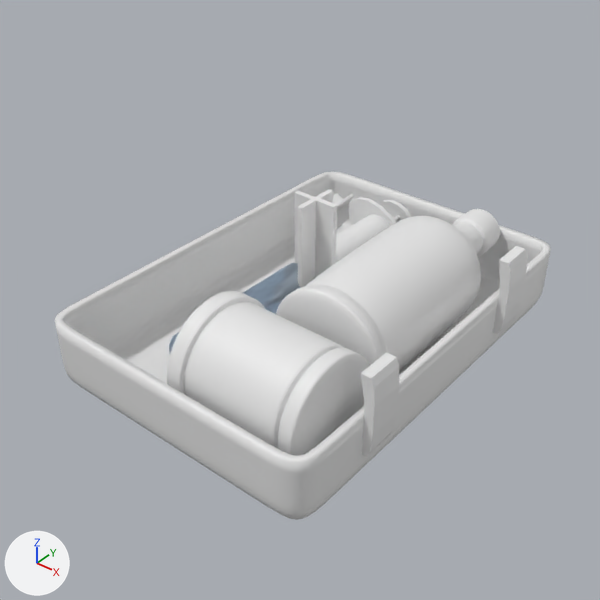
An edit to the Blender file assets/modelsSource/items/showcase.blend, drawn before and after from the same camera.
Rendered twice from the file's camera 'Camera'. The lights are fixed; the arrows at lower left show +X, +Y and +Z. The same objects are shown in both versions, whatever each file hides.
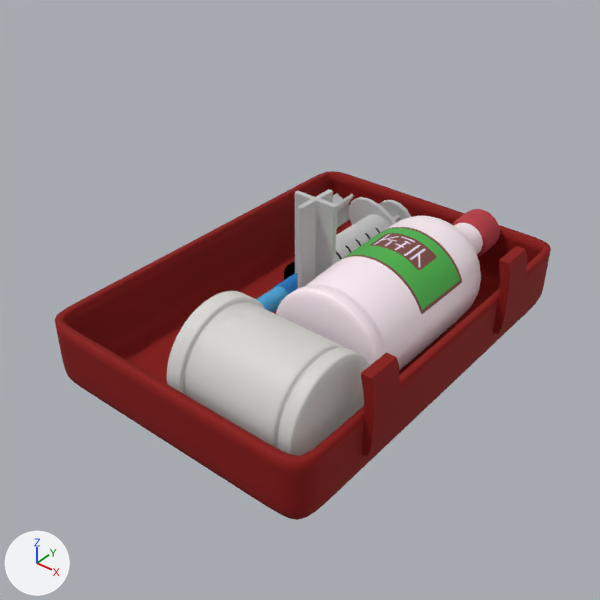
Changed parts and their boxes (x1, y1, x2, y2) in the pictures (600 x 600 px):
'caseBottom', recoloured (grey to red)
    both: (55, 171, 551, 520)
'Bottle1', recoloured
    both: (167, 291, 369, 456)
'Bottle2', recoloured
    both: (276, 216, 483, 370)
'Cube.001', recoloured
    both: (295, 189, 337, 289)
'Cube.015', recoloured (grey to red)
    both: (361, 353, 399, 457)
'Cylinder.001', recoloured (white to grey)
    both: (274, 197, 396, 294)
'Cube.016', recoloured (grey to red)
    both: (493, 246, 527, 334)
'Cylinder.004', reshaped, rescaled, surface changed
    before: (169, 263, 301, 352)
    after: (256, 286, 288, 313)
'Cylinder.003', recoloured (white to red)
    both: (452, 209, 500, 257)
'Cube.003', recoloured
    both: (333, 193, 354, 228)
'Cylinder.002', recoloured
    both: (379, 200, 411, 223)
'Cube.002', recoloured
    both: (394, 215, 400, 221)

The change, as a diff of the scene's bpy script:
```diff
--- a/assets/modelsSource/items/showcase.blend.py
+++ b/assets/modelsSource/items/showcase.blend.py
@@ mat_mat_bottle1 @@
+mat_mat_bottle1 = bpy.data.materials.new('mat_bottle1')
+# uses the picture img_tex_smallaidkit_bottle1_layer0
+# uses the picture img_tex_smallaidkit_bottle1_layer1
+# uses the picture img_tex_smallaidkit_bottle1_layer2
@@ mat_material_002 @@
+mat_material_002 = bpy.data.materials.new('Material.002')
+# uses the picture img_tex_smallaidkit_pot1_layer0
@@ me_cylinder_003 @@
 me_cylinder_003.from_pydata(...)  # 240 vertices, 226 faces; spans x -1.08..1.08, y -1.08..1.08, z -1.0..1.49
+me_cylinder_003.materials.append(mat_material_002)
@@ me_cylinder_001 @@
 me_cylinder_001.from_pydata(...)  # 160 vertices, 146 faces; spans x -1.0..1.0, y -1.0..1.0, z -1.0..3.81
+me_cylinder_001.materials.append(mat_mat_bottle1)
@@ me_cylinder_002 @@
 me_cylinder_002.from_pydata(...)  # 112 vertices, 98 faces; spans x -0.403..0.403, y -0.403..0.403, z 3.246..3.85
+me_cylinder_002.materials.append(mat_mat_bottle1_cap)  # red #b93a44
@@ me_cylinder_004 @@
 me_cylinder_004.from_pydata(...)  # 161 vertices, 161 faces; spans x -0.74..0.74, y -0.45..0.45, z -1.68..2.69
+me_cylinder_004.materials.append(mat_mat_syringe1)  # picture img_tex_syringe1
@@ me_cylinder_005 @@
 me_cylinder_005.from_pydata(...)  # 32 vertices, 18 faces; spans x -0.741..0.741, y -0.741..0.741, z -0.032..0.032
+me_cylinder_005.materials.append(mat_mat_syringe1)  # picture img_tex_syringe1
@@ me_cylinder_006 @@
 # used by ob_cylinder_004; parent = ob_shot_001; location = (0.0, 0.0, 0.0)
-me_cylinder_006.from_pydata(...)  # 64 vertices, 49 faces; spans x -0.36..0.36, y -0.36..0.36, z -2.21..0.43
-me_cylinder_006.materials.append(mat_glass_001)
+me_cylinder_006.from_pydata(...)  # 96 vertices, 81 faces; spans x -0.44..0.44, y -0.44..0.44, z -3.92..0.43
+# me_cylinder_006 part 1
+# 48 vertices are removed from x -0.36..0.36, y -0.36..0.36, z -2.21..-2.11
+# 49 faces are deleted
+# 48 vertices are added at x -0.44..0.44, y -0.44..0.44, z -3.92..-3.82
+# 16 new vertices lie (0.0, 0.0, -4.14) away from vertices in x -0.36..0.36, y -0.36..0.36, z 0.43
+# 16 new vertices lie (0.0, 0.0, 0.11) away from vertices in x -0.44..0.44, y -0.44..0.44, z -3.82
+# 81 new faces join them
+me_cylinder_006.materials.append(mat_mat_syringecap)  # blue #50b2e8
@@ me_cube_001 @@
 me_cube_001.from_pydata(...)  # 19 vertices, 12 faces; spans x -2.16..0.0, y 0.0..3.08, z 0.0..0.99
-me_cube_001.materials.append(mat_material)  # white #e7e7e7
+me_cube_001.materials.append(mat_mat_smallaidkitbody)  # red #900b05
@@ me_cube_002 @@
 me_cube_002.from_pydata(...)  # 42 vertices, 40 faces; spans x -0.405..0.405, y -0.405..0.405, z -0.021..1.047
+me_cube_002.materials.append(mat_mat_syringe1)  # picture img_tex_syringe1
@@ me_cube_013 @@
 me_cube_013.from_pydata(...)  # 28 vertices, 21 faces; spans x -1.0..1.0, y -0.86..0.78, z -1.0..1.0
+me_cube_013.materials.append(mat_mat_smallaidkitbody)  # red #900b05
@@ ob_cylinder_004 @@
 ob_cylinder_004.location = (0.0, 0.0, 0.0)
-ob_cylinder_004.visible_shadow = False
+ob_cylinder_004.scale = (0.447, 0.447, 0.447)
```
